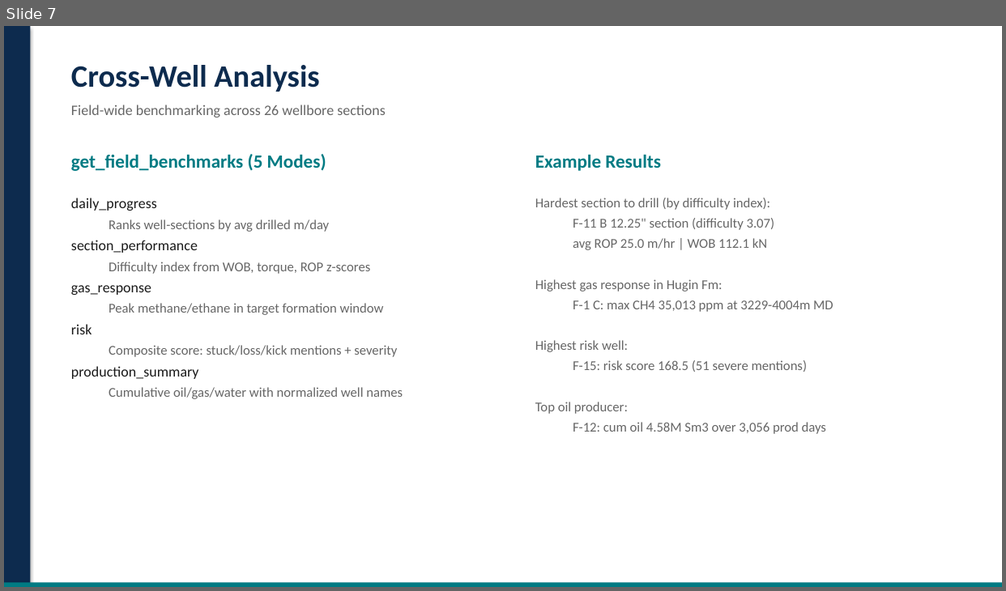
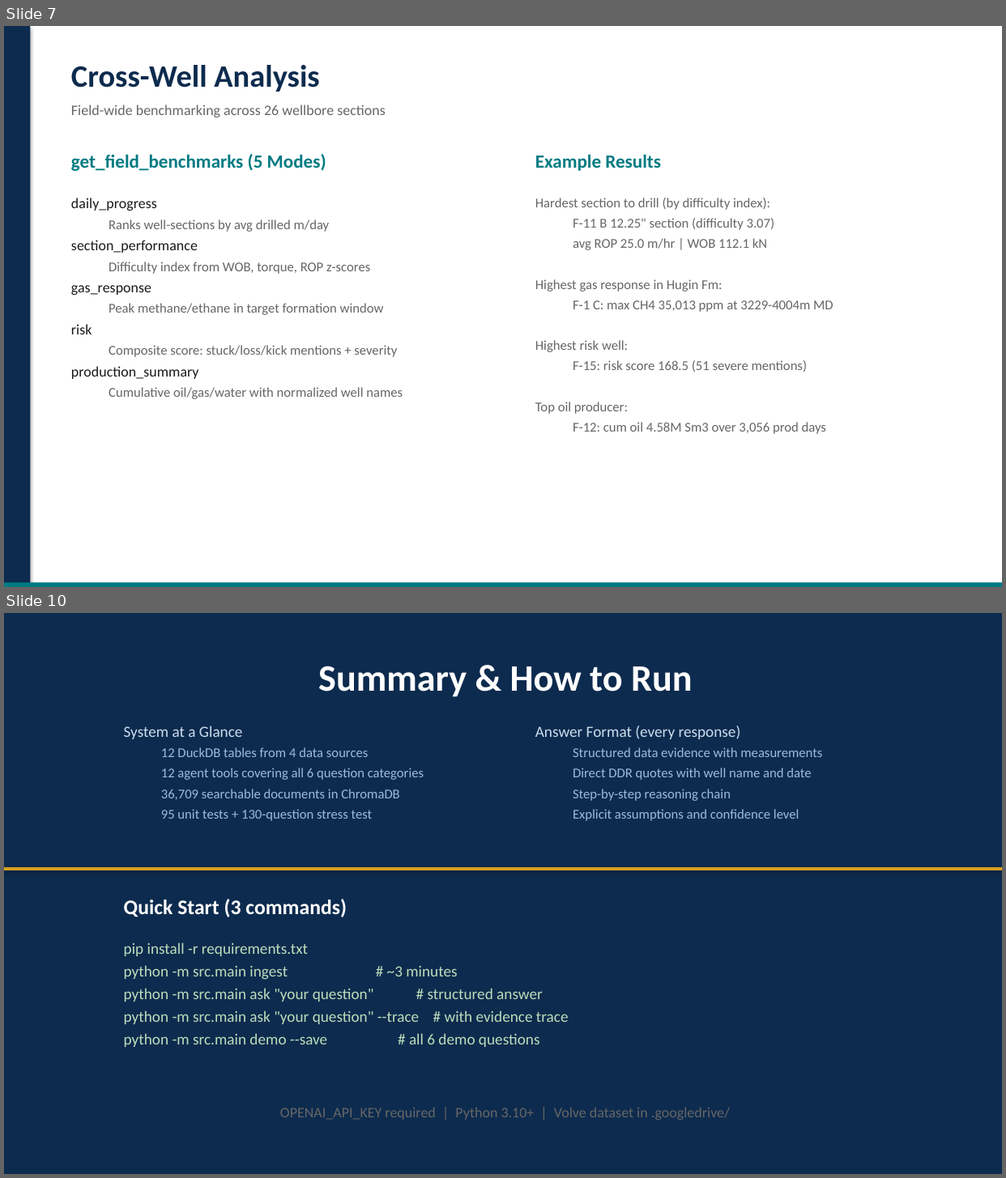
Before and after one commit to rlucgg/spe-ml-challenge, a slide deck: presentation/slides.pptx. Shown one above the other, each under a label of ours: slide 7 before the commit, slides 7 and 10 after it; the slides between them are not shown. The pictures are 1006x591 and 1006x1178 pixels, drawn with LibreOffice and Linux fonts; fonts in the diff are those of the drawing. Boxes give left, top, right and bottom in pixels: in the first picture for what was removed or moved away, otherwise in the second. Text is boxed around its words. In the diff, an @@ line names an element or a change of style, - is before the commit and + after.

```diff
--- a/presentation/slides.pptx
+++ b/presentation/slides.pptx
@@ slide 10 added at [4, 613, 1002, 1174], background #FFFFFF @@
@@ rectangle added at [4, 613, 1002, 1174], fill #0D2B4E @@
@@ text added at [318, 666, 692, 697], 36 pt, text #FFFFFF, bold @@
+Summary & How to Run
@@ text added at [124, 726, 424, 821], 13 pt, text #99BBDD @@
+System at a Glance
+  12 DuckDB tables from 4 data sources
+  12 agent tools covering all 6 question categories
+  36,709 searchable documents in ChromaDB
+  95 unit tests + 130-question stress test
@@ text added at [535, 726, 822, 821], 13 pt, text #99BBDD @@
+Answer Format (every response)
+  Structured data evidence with measurements
+  Direct DDR quotes with well name and date
+  Step-by-step reasoning chain
+  Explicit assumptions and confidence level
@@ rectangle added at [4, 867, 1002, 871], fill #D4A01E @@
@@ text added at [124, 899, 347, 918], 20 pt, text #FFFFFF, bold @@
+Quick Start (3 commands)
@@ text added at [124, 943, 569, 1047], 15 pt, text #BBDDBB @@
+pip install -r requirements.txt
+python -m src.main ingest # ~3 minutes
+python -m src.main ask "your question" # structured answer
+python -m src.main ask "your question" --trace # with evidence trace
+python -m src.main demo --save # all 6 demo questions
@@ text added at [280, 1107, 730, 1120], 14 pt, text #666666 @@
+OPENAI_API_KEY required | Python 3.10+ | Volve dataset in .googledrive/
```
Also in this commit, not shown: 4 slides changed, 1 slide removed, 1 other file.
